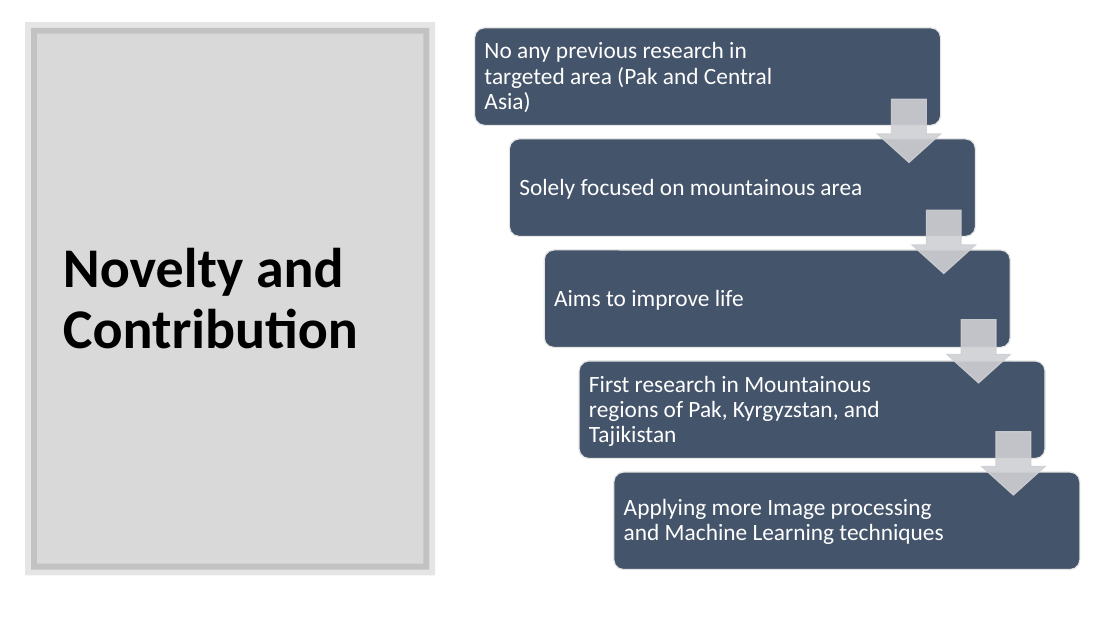
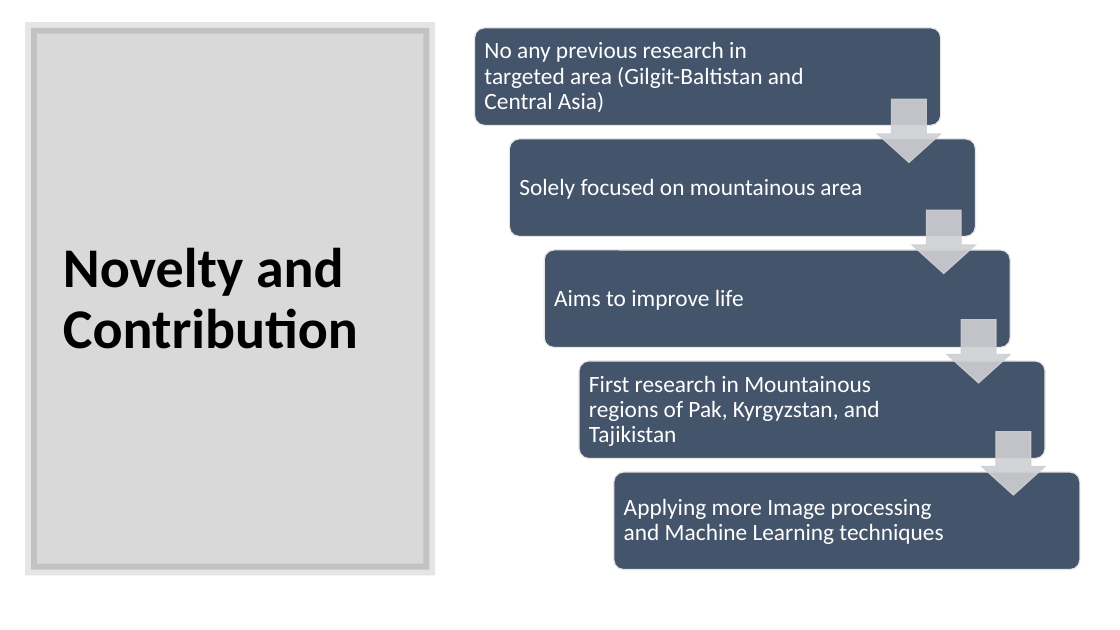
Before and after one commit to arfan64shah/Arfan_FinalYearProject, a slide deck: slide 4 of ArfanShahFYP1FinalSubmission/ArfanShah_FYP_Presentation.pptx. Drawn at 1120x630 pixels with LibreOffice and Linux fonts; fonts in the diff are those of the drawing. Boxes give left, top, right and bottom in pixels: in the first picture for what was removed or moved away, otherwise in the second. Text is boxed around its words. In the diff, an @@ line names an element or a change of style, - is before the commit and + after.

```diff
--- a/ArfanShahFYP1FinalSubmission/ArfanShah_FYP_Presentation.pptx
+++ b/ArfanShahFYP1FinalSubmission/ArfanShah_FYP_Presentation.pptx
@@ text at (484,42,804,112): text changed @@
-No any previous research in targeted area (Pak and Central Asia)
+No any previous research in targeted area (Gilgit-Baltistan and Central Asia)
```
Also in this commit, not shown: 1 other slide changed, 5 other files.
